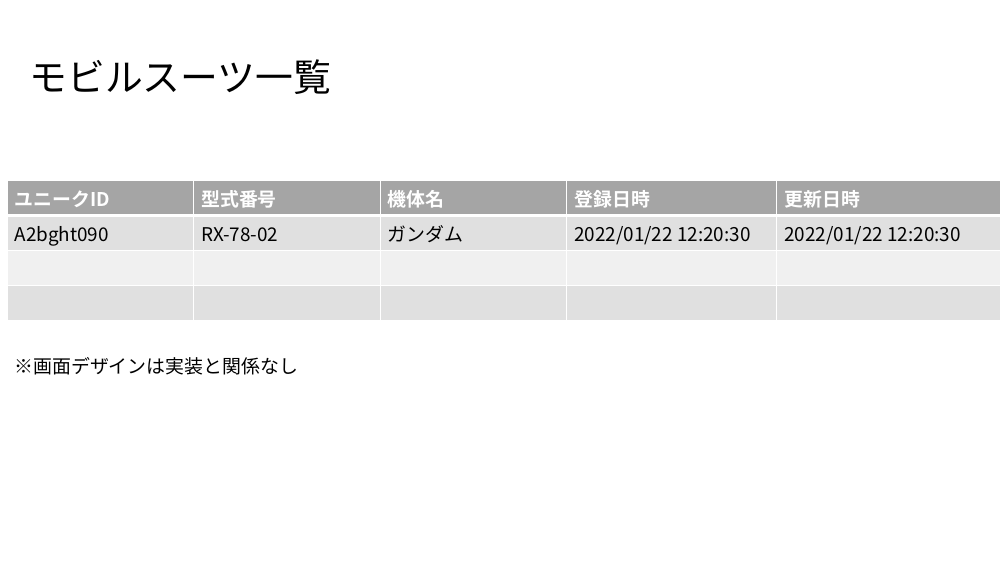
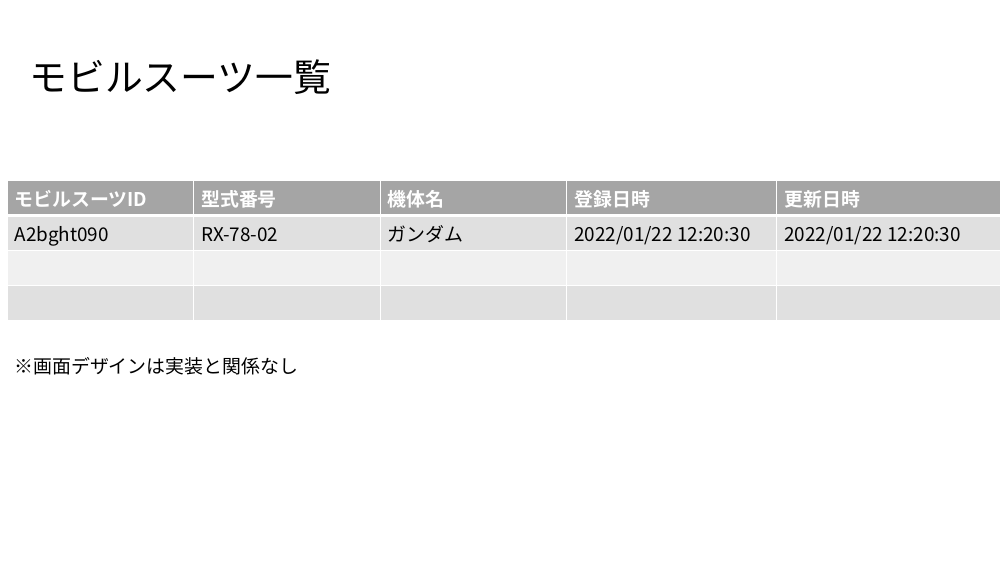
Before and after one commit to kohei-miyadai07/MobileSuitDatabase, a slide deck: slide 1 of MobileSuitDatabase/docs/画面レイアウト/モビルスーツ一覧画面.pptx. Drawn at 1008x567 pixels with LibreOffice and Linux fonts; fonts in the diff are those of the drawing. Boxes give left, top, right and bottom in pixels: in the first picture for what was removed or moved away, otherwise in the second. Text is boxed around its words. In the diff, an @@ line names an element or a change of style, - is before the commit and + after.

```diff
--- a/MobileSuitDatabase/docs/画面レイアウト/モビルスーツ一覧画面.pptx
+++ b/MobileSuitDatabase/docs/画面レイアウト/モビルスーツ一覧画面.pptx
@@ table at (7, 181, 1001, 303) @@
-row 1, column 1: ユニークID
+row 1, column 1: モビルスーツID
```
Also in this commit, not shown: 8 other files.
